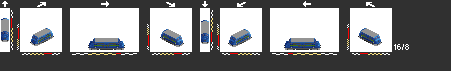
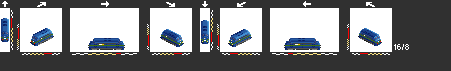
Before/after of a 451px x 71px layered artwork. What changed in the layer stack:
showed "light" over [2, 36, 381, 45]
added layer "contecmy1" above "ltmy1" over [1, 34, 381, 46]
hid "lbmx1" over [1, 19, 381, 50]
showed "my" over [1, 19, 381, 50]
hid "mx" over [1, 19, 381, 50]
